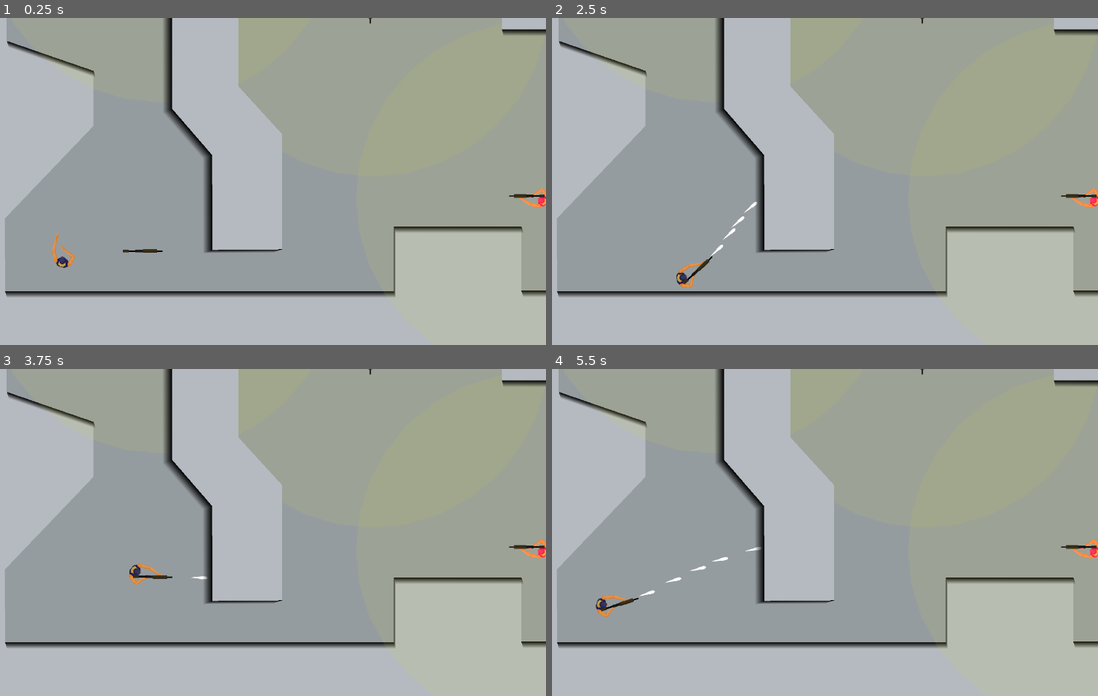
Above: before the commit, frames 1-4 (two rows, left to right).
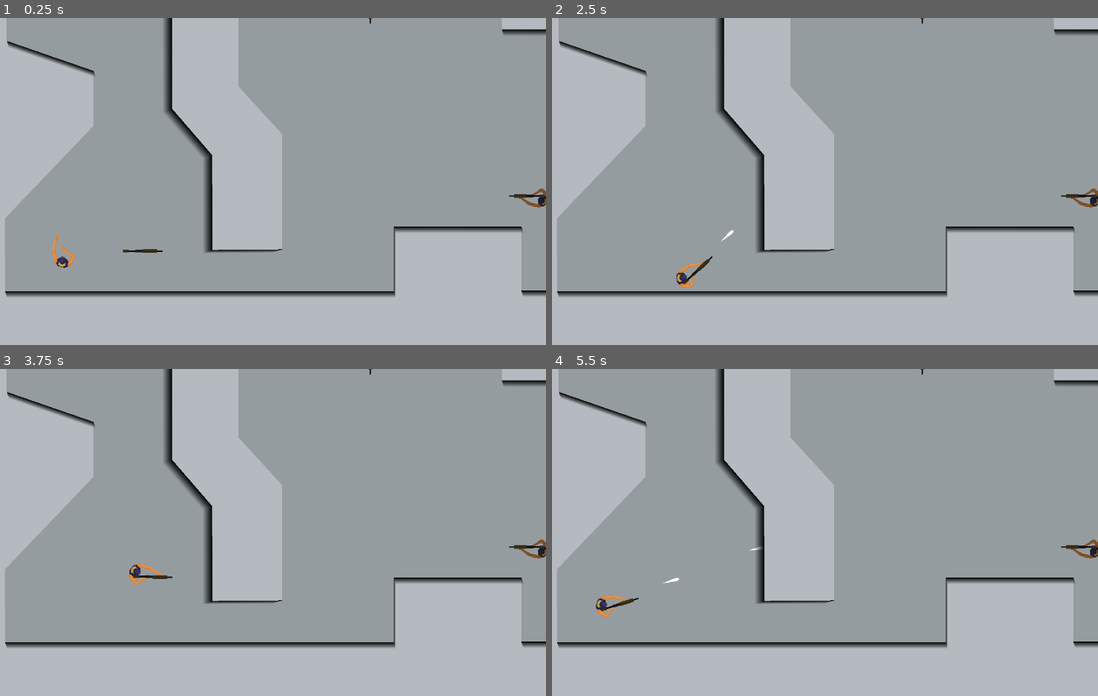
Above: after the commit, the same moments.

Repository: nelsonwenner/godot-topdown-shooter
Game: Godot game, scene res://src/scenes/levels/LevelOne.tscn
The game is run twice, just before and just after one commit, with the same random seed, the same clock (stepped at 60 frames per second) and the same inputs. This scene is started directly instead of the project's main scene. The engine's default icon, where the game draws it, is replaced by a stand-in: a white triangle on a blue panel in a dark square.
Inputs (mouse positions are in pixels of both pictures, inside the frame that each line leads up to):
- Up to frame 1 (0.25 s): no input
- Up to frame 2 (2.5 s): tap Enter at 0.5 s; move the mouse to (934, 165) at 0.52 s; press the mouse at (934, 165) at 0.53 s; hold D (player_right) 0.53-1.28 s; move the mouse to (688, 197) at 1.27 s; release the mouse at (688, 197) at 1.28 s; hold S (player_down) 1.28-2.03 s; tap E (pickup) at 1.35 s; click (688, 197) at 1.55 s; tap Space at 2 s; move the mouse to (863, 109) at 2.02 s; press the mouse at (863, 109) at 2.03 s; hold D (player_right) from 2.03 s (still down)
- Up to frame 3 (3.75 s): move the mouse to (223, 597) at 2.77 s; release D (player_right) at 2.78 s; release the mouse at (223, 597) at 2.78 s; hold W (player_up) 2.78-3.53 s; click (223, 597) at 2.85 s; move the mouse to (431, 581) at 3.52 s; press the mouse at (431, 581) at 3.53 s; hold A (player_left) from 3.53 s (still down); tap E (pickup) at 3.6 s
- Up to frame 4 (5.5 s): tap R (reload) at 4.15 s; move the mouse to (633, 483) at 4.27 s; release the mouse at (633, 483) at 4.28 s; click (633, 483) at 4.35 s; move the mouse to (835, 532) at 5.02 s; release A (player_left) at 5.03 s; press the mouse at (835, 532) at 5.03 s; hold S (player_down) from 5.03 s (still down)

The runs differ from the first frame. In frame 1, 0.1% of the frame differs, in the area x 94-100%, y 52-58%; in frame 2, 0.2%; in frame 3, 0.1%; in frame 4, 0.2%, in the area x 15-100%, y 52-70%.

Commit message:
feat: configured death enemy and animations

Diff:
--- a/src/scenes/bullets/BaseBullet.gd
+++ b/src/scenes/bullets/BaseBullet.gd
@@ -44,4 +44,5 @@
 
 	if _body.is_in_group("Enemies") and owner_bullet == "Player":
 		_body.onHit(DAMAGE)
+		self.hide()
 		print("Hit! => ", owner_bullet)
--- a/src/scenes/enemies/Enemy.gd
+++ b/src/scenes/enemies/Enemy.gd
@@ -3,7 +3,10 @@
 onready var map_navigation = get_parent().get_node("../Environment/Navigator/Navigation2D")
 onready var weapon = preload("res://src/scenes/weapons/weapon.tscn")
 onready var player = get_parent().get_node("player")
-onready var hp_bar = get_node("HpBar")
+onready var blood_one = get_node("BloodOne")
+onready var blood_two = get_node("BloodTwo")
+onready var blood_death = get_node("BloodDeath")
+
 
 export (int) var detect_radius
 var vis_color = Color(.867, .91, .247, 0.1)
@@ -26,6 +29,8 @@
 var starting_position
 
 var hit_position
+
+var death = false
 
 enum {
 	Rest,
@@ -39,8 +44,7 @@
 
 func _ready():
 	starting_position = get_global_position()
-	get_node("ShootWeaponTime").wait_time = 0.2
-	get_node("Sprite").self_modulate.r = 30
+	get_node("ShootWeaponTime").wait_time = 0.4
 	var shape = CircleShape2D.new()
 	shape.radius = detect_radius
 	get_node("Visibility/CollisionShape2D").shape = shape
@@ -53,7 +57,7 @@
 	add_child(weapon_instance)
 	weapon_instance._ini(self,"AK47",
 		load("res://arts/weapon/gun-01.png"),
-		1,500,1,700,0,36,10
+		1,500,1,700,0,36,20
 	)
 	weapon_instance.position.x = 113.265
 	weapon_instance.position.y = 40.115
@@ -62,49 +66,59 @@
 
 
 func onHit(damage):
-	current_hp -= damage
-	_hpBarUpdate()
-	if current_hp <= 0:
-		_onDeath()
-
-
-func _hpBarUpdate():
-	percentage_hp = int((float(current_hp) / max_hp) * 100)
-	hp_bar.value = percentage_hp
-	if percentage_hp >= 60:
-		hp_bar.set_tint_progress("14e114")
-	elif percentage_hp <= 60 and percentage_hp >= 25:
-		hp_bar.set_tint_progress("e1be32")
+	if !death:
+		current_hp -= damage
+		_animationBlood()
+		if current_hp <= 0:
+			_onDeath()
+
+
+func _animationBlood():
+	blood_one.visible = true
+	blood_two.visible = true
+	blood_one.play("blood1")
+	blood_two.play("blood2")
+	yield(get_tree().create_timer(0.5), "timeout")
+	blood_one.visible = false
+	blood_two.visible = false
+	blood_one.stop()
+	blood_two.stop()
+
+
+func _onDeath():
+	get_node("Visibility/CollisionShape2D").set_deferred("desabled", true)
+	get_node("Collision").set_deferred("desabled", true)
+	get_node("Sprite").visible = false
+	weapon_instance.visible = false
+	blood_death.visible = true
+	blood_death.play("blodedeath")
+	yield(get_tree().create_timer(0.6), "timeout")
+	blood_death.stop()
+	death = true
+
+
+func _process(_delta):
+	if death:
+		return
 	else:
-		hp_bar.set_tint_progress("e11e1e")
-
-
-func _onDeath():
-	print("Death..")
-	get_node("Visibility/CollisionShape2D")
-	.set_deferred("desabled", true)
-	get_node("HpBar").hide()
-	queue_free()
-
-
-func _process(_delta):
-	match state:
-		Rest:
-			pass
-		Attack:
-			if can_shoot:
-				weapon_instance.shoot(player.position)
-		Search:
-			_search(_delta)
-		Return:
-			yield(get_tree().create_timer(3), "timeout")
-			if state == 3:
-				_returnToStartingPoint(_delta)
+		match state:
+			Rest:
+				pass
+			Attack:
+				if can_shoot:
+					weapon_instance.shoot(player.position)
+			Search:
+				_search(_delta)
+			Return:
+				yield(get_tree().create_timer(3), "timeout")
+				if state == 3:
+					_returnToStartingPoint(_delta)
 
 
 func _physics_process(_delta):
-	_sightCheck()
-	update()
+	if !death:
+		_sightCheck()
+		update()
 
 
 func _search(delta):
@@ -167,11 +181,12 @@
 
 
 func _draw():
+	"""
 	draw_circle(Vector2(0, 0), detect_radius, vis_color)
 	if player_in_range:
 		draw_circle((hit_position - position).rotated(-rotation), 5, laser_color)
 		draw_line(Vector2(), (hit_position - position).rotated(-rotation), laser_color)
-
+	"""
 
 
 func _on_Visibility_body_entered(_body):
--- a/src/scenes/enemies/Enemy.tscn
+++ b/src/scenes/enemies/Enemy.tscn
@@ -1,11 +1,40 @@
-[gd_scene load_steps=5 format=2]
+[gd_scene load_steps=17 format=2]
 
 [ext_resource path="res://arts/player/body-reload-02-sprite-1.png" type="Texture" id=1]
 [ext_resource path="res://src/scenes/enemies/Enemy.gd" type="Script" id=2]
-[ext_resource path="res://arts/healthbar/Ellipse 1.png" type="Texture" id=3]
+[ext_resource path="res://arts/player/blood/blood_b_0003.png" type="Texture" id=6]
+[ext_resource path="res://arts/player/blood/blood_b_0005.png" type="Texture" id=7]
+[ext_resource path="res://arts/player/blood/blood_a_0001.png" type="Texture" id=8]
+[ext_resource path="res://arts/player/blood/blood_b_0002.png" type="Texture" id=9]
+[ext_resource path="res://arts/player/blood/blood_a_0004.png" type="Texture" id=10]
+[ext_resource path="res://arts/player/blood/blood_a_0005.png" type="Texture" id=11]
+[ext_resource path="res://arts/player/blood/blood_a_0006.png" type="Texture" id=12]
+[ext_resource path="res://arts/player/blood/blood_a_0002.png" type="Texture" id=13]
+[ext_resource path="res://arts/player/blood/blood_b_0001.png" type="Texture" id=14]
+[ext_resource path="res://arts/player/blood/blood_a_0003.png" type="Texture" id=15]
+[ext_resource path="res://arts/player/blood/blood_b_0004.png" type="Texture" id=16]
+[ext_resource path="res://arts/player/blood/blood_b_0006.png" type="Texture" id=17]
 
 [sub_resource type="RectangleShape2D" id=1]
 extents = Vector2( 318.337, 199.247 )
+
+[sub_resource type="SpriteFrames" id=2]
+animations = [ {
+"frames": [ ExtResource( 14 ), ExtResource( 9 ), ExtResource( 6 ), ExtResource( 16 ), ExtResource( 7 ), ExtResource( 17 ) ],
+"loop": true,
+"name": "blood2",
+"speed": 8.0
+}, {
+"frames": [ ExtResource( 8 ), ExtResource( 13 ), ExtResource( 15 ), ExtResource( 10 ), ExtResource( 11 ), ExtResource( 12 ) ],
+"loop": true,
+"name": "blood1",
+"speed": 8.0
+}, {
+"frames": [ ExtResource( 12 ), ExtResource( 11 ), ExtResource( 10 ), ExtResource( 13 ), ExtResource( 15 ) ],
+"loop": true,
+"name": "blodedeath",
+"speed": 8.0
+} ]
 
 [node name="Enemy" type="KinematicBody2D" groups=[
 "Enemies",
@@ -20,9 +49,11 @@
 detect_radius = 3500
 
 [node name="Sprite" type="Sprite" parent="."]
+self_modulate = Color( 0.560784, 0.560784, 0.560784, 1 )
 texture = ExtResource( 1 )
 
 [node name="Collision" type="CollisionShape2D" parent="."]
+visible = false
 shape = SubResource( 1 )
 
 [node name="ShootWeaponTime" type="Timer" parent="."]
@@ -31,23 +62,27 @@
 
 [node name="CollisionShape2D" type="CollisionShape2D" parent="Visibility"]
 
-[node name="HpBar" type="TextureProgress" parent="."]
+[node name="BloodOne" type="AnimatedSprite" parent="."]
 visible = false
-margin_left = -742.421
-margin_top = 688.542
-margin_right = -468.421
-margin_bottom = 980.542
-rect_min_size = Vector2( 80, 0 )
-rect_rotation = -89.9967
-rect_scale = Vector2( 5, 5 )
-value = 100.0
-texture_progress = ExtResource( 3 )
-tint_under = Color( 0.156863, 0.156863, 0.156863, 0.156863 )
-tint_progress = Color( 0, 1, 0, 1 )
-nine_patch_stretch = true
-__meta__ = {
-"_edit_use_anchors_": false
-}
+position = Vector2( -122.842, -156.545 )
+scale = Vector2( 0.85546, 0.649985 )
+frames = SubResource( 2 )
+animation = "blodedeath"
+
+[node name="BloodTwo" type="AnimatedSprite" parent="."]
+visible = false
+position = Vector2( -225.368, 107.881 )
+scale = Vector2( 0.89223, 0.805269 )
+frames = SubResource( 2 )
+animation = "blodedeath"
+
+[node name="BloodDeath" type="AnimatedSprite" parent="."]
+visible = false
+position = Vector2( -257.653, -19.6864 )
+scale = Vector2( 1.86732, 1.60502 )
+frames = SubResource( 2 )
+animation = "blodedeath"
+frame = 4
 [connection signal="timeout" from="ShootWeaponTime" to="." method="_on_ShootWeaponTime_timeout"]
 [connection signal="body_entered" from="Visibility" to="." method="_on_Visibility_body_entered"]
 [connection signal="body_exited" from="Visibility" to="." method="_on_Visibility_body_exited"]
--- a/src/scenes/weapons/weapon.gd
+++ b/src/scenes/weapons/weapon.gd
@@ -10,9 +10,9 @@
 var BULLET_SIZE = 1
 var KNOCKBACK = 0
 var BULLETS = 1
-var DAMAGE = 10
+var DAMAGE = 50
 
-var SHOOT_WEAPON_TIME = 0.1
+var SHOOT_WEAPON_TIME = 0.3
 var RELOAD_WEAPON_TIME = 2.5
 
 var MAX_SLOT = 36
